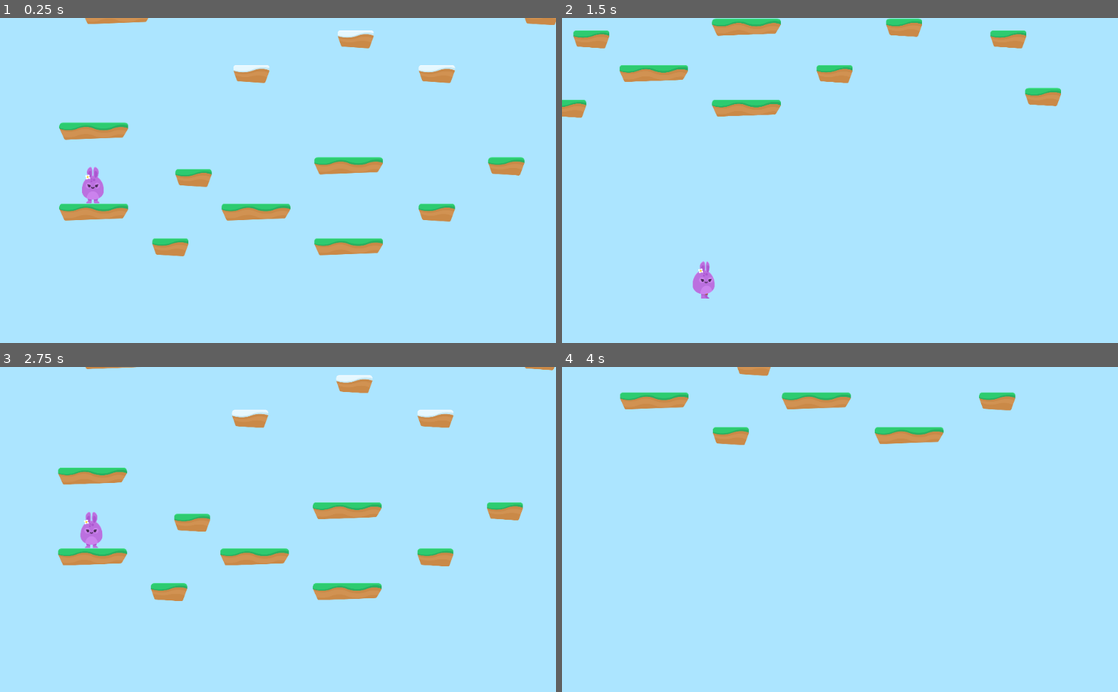
Above: before the commit, frames 1-4 (two rows, left to right).
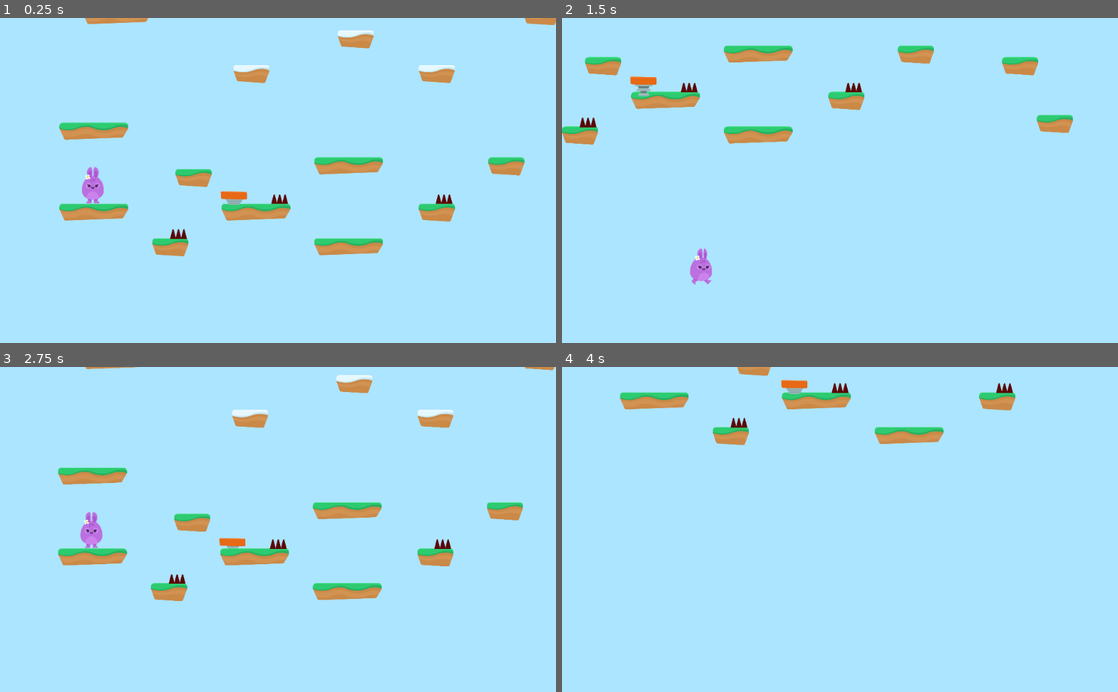
Above: after the commit, the same moments.

Repository: KoshiroKun/udemy-godot-course
Game: Godot game, scene res://Levels/Level1.tscn
The game is run twice, just before and just after one commit, with the same random seed, the same clock (stepped at 60 frames per second) and the same inputs.
Inputs (mouse positions are in pixels of both pictures, inside the frame that each line leads up to):
- Up to frame 1 (0.25 s): no input
- Up to frame 2 (1.5 s): hold Space (jump) 0.53-1.28 s; hold Right (right) from 0.53 s (still down); tap Space (jump) at 1.35 s
- Up to frame 3 (2.75 s): tap Space (jump) at 1.52, 1.82 s; release Right (right) at 2 s; click (177, 575) at 2 s
- Up to frame 4 (4 s): hold Left (left) 2.78-3.53 s; hold Space (jump) 2.78-3.53 s; hold Right (right) from 3.53 s (still down); tap Space (jump) at 3.6, 3.77 s

The runs differ from the first frame. In frame 1, 0.4% of the frame differs, in the area x 30-82%, y 53-69%; in frame 2, 8.0%, in the area x 0-92%, y 0-87%; in frame 3, 0.3%; in frame 4, 0.4%.

Commit message:
added jumping pads and sfx

Diff:
--- /dev/null
+++ b/Hoopy_Days/Hazards/Hazards.gd
@@ -0,0 +1,4 @@
+extends Area2D
+
+func _on_SpikeTop_body_entered(body):
+    get_tree().call_group("Gamestate", "hurt")
--- /dev/null
+++ b/Hoopy_Days/Hazards/SpikeTop.tscn
@@ -0,0 +1,17 @@
+[gd_scene load_steps=3 format=2]
+
+[ext_resource path="res://GFX/Environment/spikes_top.png" type="Texture" id=1]
+[ext_resource path="res://Hazards/Hazards.gd" type="Script" id=2]
+
+[node name="SpikeTop" type="Area2D"]
+modulate = Color( 0.4, 0.0352941, 0.0352941, 1 )
+collision_layer = 4
+script = ExtResource( 2 )
+
+[node name="Sprite" type="Sprite" parent="."]
+texture = ExtResource( 1 )
+
+[node name="CollisionPolygon2D" type="CollisionPolygon2D" parent="."]
+visible = false
+polygon = PoolVector2Array( -33.6337, -27.1501, -47.3571, 26.8678, 46.9552, 26.2838, 32.9397, -26.8581 )
+[connection signal="body_entered" from="." to="." method="_on_SpikeTop_body_entered"]
--- /dev/null
+++ b/Hoopy_Days/Items/JumpPad.gd
@@ -0,0 +1,6 @@
+extends Area2D
+
+func _on_JumpPad_body_entered(body):
+    if body.has_method("boost"):
+        $AnimationPlayer.play("boost")
+        body.boost()
--- /dev/null
+++ b/Hoopy_Days/Items/JumpPad.tscn
@@ -0,0 +1,54 @@
+[gd_scene load_steps=8 format=2]
+
+[ext_resource path="res://GFX/Items/spring.png" type="Texture" id=1]
+[ext_resource path="res://GFX/Items/spring_in.png" type="Texture" id=2]
+[ext_resource path="res://GFX/Items/spring_out.png" type="Texture" id=3]
+[ext_resource path="res://Items/JumpPad.gd" type="Script" id=4]
+
+[sub_resource type="SpriteFrames" id=1]
+animations = [ {
+"frames": [ ExtResource( 1 ), ExtResource( 2 ) ],
+"loop": true,
+"name": "default",
+"speed": 1.5
+}, {
+"frames": [ ExtResource( 2 ), ExtResource( 3 ) ],
+"loop": true,
+"name": "boost",
+"speed": 2.5
+} ]
+
+[sub_resource type="RectangleShape2D" id=2]
+extents = Vector2( 74.5865, 38.4738 )
+
+[sub_resource type="Animation" id=3]
+resource_name = "boost"
+length = 2.0
+tracks/0/type = "value"
+tracks/0/path = NodePath("AnimatedSprite:animation")
+tracks/0/interp = 1
+tracks/0/loop_wrap = true
+tracks/0/imported = false
+tracks/0/enabled = true
+tracks/0/keys = {
+"times": PoolRealArray( 0, 1.5, 2 ),
+"transitions": PoolRealArray( 1, 1, 1 ),
+"update": 1,
+"values": [ "boost", "boost", "default" ]
+}
+
+[node name="JumpPad" type="Area2D"]
+collision_layer = 8
+script = ExtResource( 4 )
+
+[node name="AnimatedSprite" type="AnimatedSprite" parent="."]
+frames = SubResource( 1 )
+playing = true
+
+[node name="CollisionShape2D" type="CollisionShape2D" parent="."]
+visible = false
+shape = SubResource( 2 )
+
+[node name="AnimationPlayer" type="AnimationPlayer" parent="."]
+anims/boost = SubResource( 3 )
+[connection signal="body_entered" from="." to="." method="_on_JumpPad_body_entered"]
--- /dev/null
+++ b/Hoopy_Days/Levels/GameState.gd
@@ -0,0 +1,15 @@
+extends Node2D
+
+var lives = 3
+
+func _ready():
+    add_to_group("Gamestate")
+
+func hurt():
+    lives -= 1
+    $Player.hurt()
+    if lives < 0:
+        end_game()
+
+func end_game():
+    get_tree().change_scene("res://Levels/EndGame.tscn")
--- a/Hoopy_Days/Levels/Level1.tscn
+++ b/Hoopy_Days/Levels/Level1.tscn
@@ -1,9 +1,14 @@
-[gd_scene load_steps=3 format=2]
+[gd_scene load_steps=7 format=2]
 
 [ext_resource path="res://Player/Player.tscn" type="PackedScene" id=1]
 [ext_resource path="res://Levels/Tileset.tres" type="TileSet" id=2]
+[ext_resource path="res://Hazards/SpikeTop.tscn" type="PackedScene" id=3]
+[ext_resource path="res://SFX/Summer_Park.ogg" type="AudioStream" id=4]
+[ext_resource path="res://Items/JumpPad.tscn" type="PackedScene" id=5]
+[ext_resource path="res://Levels/GameState.gd" type="Script" id=6]
 
 [node name="Level1" type="Node2D"]
+script = ExtResource( 6 )
 
 [node name="Player" parent="." instance=ExtResource( 1 )]
 
@@ -12,3 +17,24 @@
 collision_layer = 2
 format = 1
 tile_data = PoolIntArray( -655353, 6, 0, -655315, 7, 0, -524259, 7, 0, -393223, 6, 0, -327660, 7, 0, -327644, 7, 0, -19 …(189 unchanged characters)…
+
+[node name="Hazards" type="Node" parent="."]
+
+[node name="SpikeTop" parent="Hazards" instance=ExtResource( 3 )]
+position = Vector2( 977.785, 617.322 )
+
+[node name="SpikeTop2" parent="Hazards" instance=ExtResource( 3 )]
+position = Vector2( 1536.71, 424.196 )
+
+[node name="SpikeTop3" parent="Hazards" instance=ExtResource( 3 )]
+position = Vector2( 2445.18, 424.196 )
+
+[node name="JumpPads" type="Node" parent="."]
+
+[node name="JumpPad" parent="JumpPads" instance=ExtResource( 5 )]
+position = Vector2( 1283.39, 418.184 )
+
+[node name="BGM" type="AudioStreamPlayer" parent="."]
+stream = ExtResource( 4 )
+volume_db = -5.0
+autoplay = true
--- a/Hoopy_Days/Player/Player.gd
+++ b/Hoopy_Days/Player/Player.gd
@@ -1,11 +1,13 @@
 extends KinematicBody2D
 
 var motion = Vector2(0,0)
+
 const SPEED = 1500
 const GRAVITY = 150
 const UP = Vector2(0,-1)
 const JUMP_SPEED = 3500
 const WORLD_LIMIT = 4000
+const BOOST_MULTIPLIER = 1.5
 
 signal animate
 
@@ -18,7 +20,7 @@
 
 func apply_gravity():
 	if position.y > WORLD_LIMIT:
-		end_game()
+		get_tree().call_group("Gamestate", "end_game")
 	if is_on_floor():
 		motion.y = 0
 	elif is_on_ceiling():
@@ -29,6 +31,7 @@
 func jump():
 	if Input.is_action_pressed("jump") and is_on_floor():
 		motion.y -= JUMP_SPEED
+		$JumpSFX.play()
 
 func move():
 	if Input.is_action_pressed("left") and not Input.is_action_pressed("right"):
@@ -41,5 +44,13 @@
 func animate():
 	emit_signal("animate", motion)
 
-func end_game():
-	get_tree().change_scene("res://Levels/EndGame.tscn")
+func hurt():
+	position.y -= 1
+	yield(get_tree(), "idle_frame")
+	motion.y -= JUMP_SPEED
+	$PainSFX.play()
+
+func boost():
+	position.y -= 1
+	yield(get_tree(), "idle_frame")
+	motion.y -= JUMP_SPEED * BOOST_MULTIPLIER
--- a/Hoopy_Days/Player/Player.tscn
+++ b/Hoopy_Days/Player/Player.tscn
@@ -6,6 +6,8 @@
 [ext_resource path="res://GFX/Background/bg_layer2.png" type="Texture" id=4]
 [ext_resource path="res://GFX/Background/bg_layer1.png" type="Texture" id=5]
 [ext_resource path="res://GFX/Background/bg_layer4.png" type="Texture" id=6]
+[ext_resource path="res://SFX/jump1.ogg" type="AudioStream" id=7]
+[ext_resource path="res://SFX/pain.ogg" type="AudioStream" id=8]
 
 [sub_resource type="CapsuleShape2D" id=1]
 radius = 59.2201
@@ -13,7 +15,7 @@
 
 [node name="Player" type="KinematicBody2D"]
 position = Vector2( 504.878, 279.827 )
-collision_mask = 2
+collision_mask = 14
 script = ExtResource( 2 )
 __meta__ = {
 "_edit_group_": true
@@ -83,4 +85,12 @@
 __meta__ = {
 "_edit_use_anchors_": false
 }
+
+[node name="JumpSFX" type="AudioStreamPlayer" parent="."]
+stream = ExtResource( 7 )
+volume_db = -5.0
+
+[node name="PainSFX" type="AudioStreamPlayer" parent="."]
+stream = ExtResource( 8 )
+volume_db = -5.0
 [connection signal="animate" from="." to="PlayerAnimation" method="_on_Player_animate"]
--- a/Hoopy_Days/project.godot
+++ b/Hoopy_Days/project.godot
@@ -41,6 +41,8 @@
 
 2d_physics/layer_1="Player"
 2d_physics/layer_2="Terrain"
+2d_physics/layer_3="Hazards"
+2d_physics/layer_4="Items"
 
 [rendering]
 
Not shown: 1 places in Hoopy_Days/Player/Player.tscn that only renumber resources
Not shown, changed: Hoopy_Days/SFX/jump1.ogg.import
Not shown, changed: Hoopy_Days/SFX/pain.ogg.import
Not shown, changed: README.md
